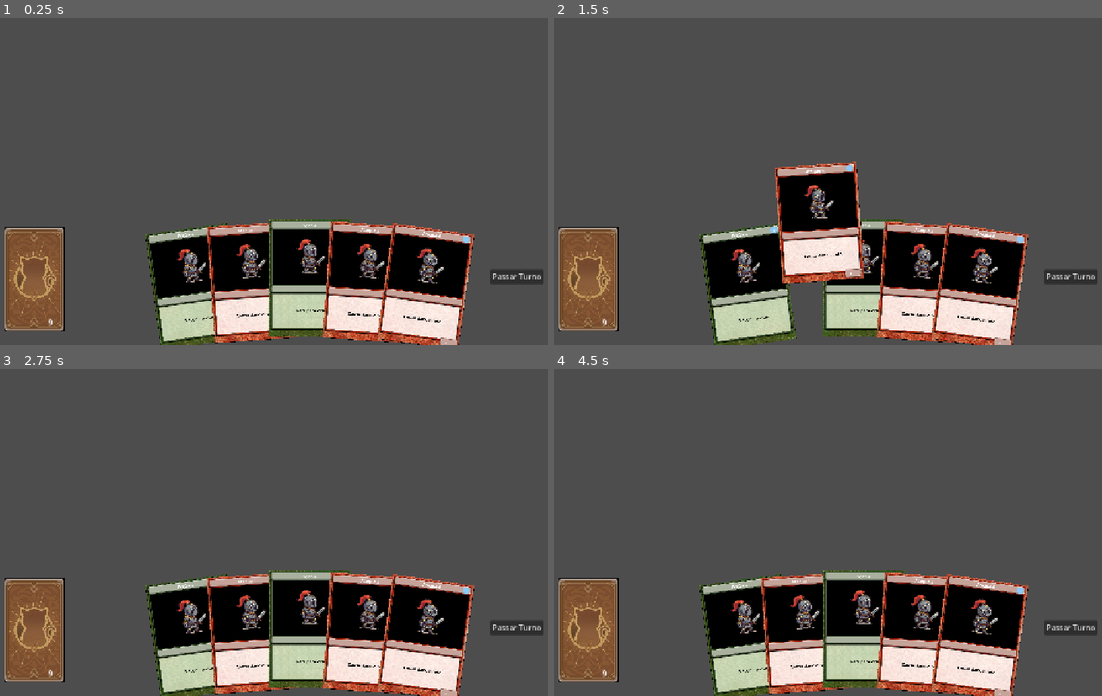
Above: before the commit, frames 1-4 (two rows, left to right).
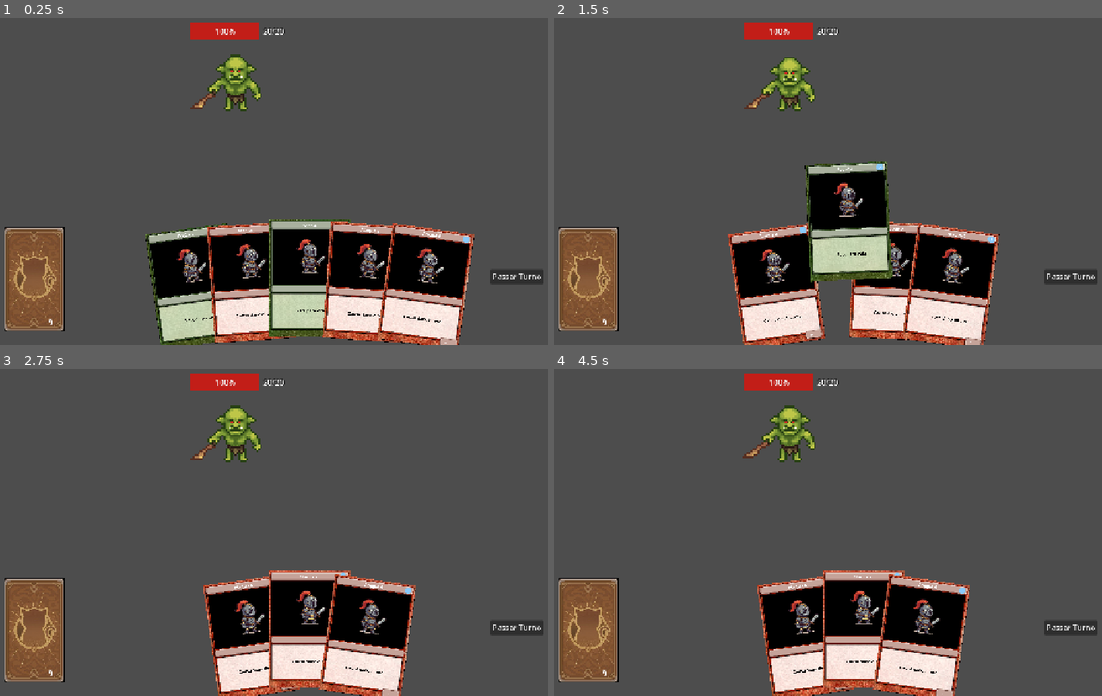
Above: after the commit, the same moments.

Repository: kaio358/ProjetoDeckBuilder
Game: Godot game, scene res://cenas/fases/fasePadrao.tscn
The game is run twice, just before and just after one commit, with the same random seed, the same clock (stepped at 60 frames per second) and the same inputs. This scene is started directly instead of the project's main scene.
Inputs (mouse positions are in pixels of both pictures, inside the frame that each line leads up to):
- Up to frame 1 (0.25 s): no input
- Up to frame 2 (1.5 s): drag from (745, 286) to (849, 106) at 0.52 s; drag from (806, 282) to (849, 106) at 1.27 s
- Up to frame 3 (2.75 s): move the mouse to (312, 630) at 2.02 s; click (312, 630) at 2.17 s
- Up to frame 4 (4.5 s): drag from (921, 633) to (745, 637) at 2.77 s; drag from (981, 637) to (806, 633) at 3.52 s; drag from (663, 470) to (745, 637) at 4.27 s

The runs differ from the first frame. In frame 1, 2.0% of the frame differs, in the area x 3-99%, y 1-100%; in frame 2, 20%; in frame 3, 16%; in frame 4, 16%.

Commit message:
criando_inimigo_padrao

Diff:
--- a/cenas/fases/fasePadrao.tscn
+++ b/cenas/fases/fasePadrao.tscn
@@ -7,20 +7,10 @@
 [ext_resource type="Script" uid="uid://ckenrnjmjy7k5" path="res://scripts/fase/gerenciador_turno.gd" id="4_hmvo2"]
 [ext_resource type="PackedScene" uid="uid://skrvko6rydxt" path="res://cenas/deck/deck.tscn" id="6_ufo4b"]
 [ext_resource type="PackedScene" uid="uid://b23n620hxyt7" path="res://cenas/cartas/cardPadraoMagia.tscn" id="7_eke0r"]
-
-[sub_resource type="RectangleShape2D" id="RectangleShape2D_7n77a"]
-size = Vector2(1280, 450)
+[ext_resource type="PackedScene" uid="uid://dlvpr4aiv5846" path="res://cenas/inimigos/inimigo_padrao.tscn" id="8_leek5"]
 
 [node name="FasePadrao" type="Node2D" unique_id=544651884]
 script = ExtResource("1_p2ek7")
-
-[node name="AreaDropCard" type="Area2D" parent="." unique_id=1912073930]
-position = Vector2(49, 35)
-collision_layer = 2
-
-[node name="CollisionShape2D" type="CollisionShape2D" parent="AreaDropCard" unique_id=1190740240]
-position = Vector2(590, 189)
-shape = SubResource("RectangleShape2D_7n77a")
 
 [node name="BattleUI" type="CanvasLayer" parent="." unique_id=1143408887]
 
@@ -49,4 +39,7 @@
 cenaBaseAtaque = ExtResource("3_p2ek7")
 cenaBaseMagia = ExtResource("7_eke0r")
 
+[node name="InimigoPadrao" parent="." unique_id=466760575 instance=ExtResource("8_leek5")]
+position = Vector2(522, 194)
+
 [connection signal="pressed" from="BattleUI/BotaoPassarTurno" to="GerenciadorTurno" method="passarTurno"]
--- /dev/null
+++ b/cenas/inimigos/inimigo_padrao.tscn
@@ -0,0 +1,153 @@
+[gd_scene format=3 uid="uid://dlvpr4aiv5846"]
+
+[ext_resource type="Texture2D" uid="uid://4ihv6ve8j50e" path="res://sprites/inimigos/orc/Without_shadow/orc1_idle_without_shadow.png" id="1_c6nlh"]
+[ext_resource type="Texture2D" uid="uid://cv1qvca532la5" path="res://sprites/inimigos/orc/Without_shadow/orc1_attack_without_shadow.png" id="1_daymw"]
+[ext_resource type="Script" uid="uid://caavpkgl37l4a" path="res://scripts/inimigos/inimigo_padrao.gd" id="1_kbywj"]
+
+[sub_resource type="AtlasTexture" id="AtlasTexture_7mqdf"]
+atlas = ExtResource("1_daymw")
+region = Rect2(0, 0, 64, 64)
+
+[sub_resource type="AtlasTexture" id="AtlasTexture_j7h6t"]
+atlas = ExtResource("1_daymw")
+region = Rect2(64, 0, 64, 64)
+
+[sub_resource type="AtlasTexture" id="AtlasTexture_7tuk3"]
+atlas = ExtResource("1_daymw")
+region = Rect2(128, 0, 64, 64)
+
+[sub_resource type="AtlasTexture" id="AtlasTexture_6urtm"]
+atlas = ExtResource("1_daymw")
+region = Rect2(192, 0, 64, 64)
+
+[sub_resource type="AtlasTexture" id="AtlasTexture_xj4m0"]
+atlas = ExtResource("1_daymw")
+region = Rect2(256, 0, 64, 64)
+
+[sub_resource type="AtlasTexture" id="AtlasTexture_dykaa"]
+atlas = ExtResource("1_daymw")
+region = Rect2(320, 0, 64, 64)
+
+[sub_resource type="AtlasTexture" id="AtlasTexture_fv80y"]
+atlas = ExtResource("1_daymw")
+region = Rect2(384, 0, 64, 64)
+
+[sub_resource type="AtlasTexture" id="AtlasTexture_mhaha"]
+atlas = ExtResource("1_daymw")
+region = Rect2(448, 0, 64, 64)
+
+[sub_resource type="AtlasTexture" id="AtlasTexture_daymw"]
+atlas = ExtResource("1_c6nlh")
+region = Rect2(0, 0, 64, 64)
+
+[sub_resource type="AtlasTexture" id="AtlasTexture_kbywj"]
+atlas = ExtResource("1_c6nlh")
+region = Rect2(64, 0, 64, 64)
+
+[sub_resource type="AtlasTexture" id="AtlasTexture_ycb5d"]
+atlas = ExtResource("1_c6nlh")
+region = Rect2(128, 0, 64, 64)
+
+[sub_resource type="AtlasTexture" id="AtlasTexture_cx48f"]
+atlas = ExtResource("1_c6nlh")
+region = Rect2(192, 0, 64, 64)
+
+[sub_resource type="SpriteFrames" id="SpriteFrames_7n77a"]
+animations = [{
+"frames": [{
+"duration": 1.0,
+"texture": SubResource("AtlasTexture_7mqdf")
+}, {
+"duration": 1.0,
+"texture": SubResource("AtlasTexture_j7h6t")
+}, {
+"duration": 1.0,
+"texture": SubResource("AtlasTexture_7tuk3")
+}, {
+"duration": 1.0,
+"texture": SubResource("AtlasTexture_6urtm")
+}, {
+"duration": 1.0,
+"texture": SubResource("AtlasTexture_xj4m0")
+}, {
+"duration": 1.0,
+"texture": SubResource("AtlasTexture_dykaa")
+}, {
+"duration": 1.0,
+"texture": SubResource("AtlasTexture_fv80y")
+}, {
+"duration": 1.0,
+"texture": SubResource("AtlasTexture_mhaha")
+}],
+"loop": 1,
+"name": &"atacando",
+"speed": 5.0
+}, {
+"frames": [{
+"duration": 1.0,
+"texture": SubResource("AtlasTexture_daymw")
+}, {
+"duration": 1.0,
+"texture": SubResource("AtlasTexture_kbywj")
+}, {
+"duration": 1.0,
+"texture": SubResource("AtlasTexture_ycb5d")
+}, {
+"duration": 1.0,
+"texture": SubResource("AtlasTexture_cx48f")
+}],
+"loop": 1,
+"name": &"idle",
+"speed": 5.0
+}]
+
+[sub_resource type="RectangleShape2D" id="RectangleShape2D_7n77a"]
+size = Vector2(11.874063, 11.209532)
+
+[sub_resource type="StyleBoxFlat" id="StyleBoxFlat_ycb5d"]
+bg_color = Color(0.20025013, 0.20025013, 0.20025013, 1)
+
+[sub_resource type="StyleBoxFlat" id="StyleBoxFlat_7mqdf"]
+bg_color = Color(0.7607843, 0.11764706, 0.09411765, 1)
+
+[node name="InimigoPadrao" type="Node2D" unique_id=466760575]
+script = ExtResource("1_kbywj")
+
+[node name="ArteInimigo" type="AnimatedSprite2D" parent="." unique_id=694541629]
+scale = Vector2(4, 4)
+sprite_frames = SubResource("SpriteFrames_7n77a")
+animation = &"idle"
+autoplay = "idle"
+frame_progress = 0.004686603
+
+[node name="AreaAlvo" type="Area2D" parent="." unique_id=230891548 groups=["inimigo"]]
+scale = Vector2(4, 4)
+
+[node name="CollisionShape2D" type="CollisionShape2D" parent="AreaAlvo" unique_id=1787516417]
+position = Vector2(-1.2518749, -0.6690626)
+scale = Vector2(4, 4)
+shape = SubResource("RectangleShape2D_7n77a")
+
+[node name="InterfaceVida" type="Node2D" parent="." unique_id=421687348]
+position = Vector2(-2, -91)
+
+[node name="TextoVida" type="Label" parent="InterfaceVida" unique_id=1462191178]
+offset_left = 56.0
+offset_top = -45.0
+offset_right = 99.0
+offset_bottom = -22.0
+theme_override_colors/font_outline_color = Color(0, 0, 0, 1)
+theme_override_constants/outline_size = 4
+theme_override_font_sizes/font_size = 16
+text = "50/50"
+
+[node name="BarraVida" type="ProgressBar" parent="InterfaceVida" unique_id=939516560]
+offset_left = -94.0
+offset_top = -51.0
+offset_right = 49.0
+offset_bottom = -16.0
+theme_override_font_sizes/font_size = 16
+theme_override_styles/background = SubResource("StyleBoxFlat_ycb5d")
+theme_override_styles/fill = SubResource("StyleBoxFlat_7mqdf")
+max_value = 20.0
+step = 1.0
--- a/project.godot
+++ b/project.godot
@@ -29,5 +29,6 @@
 
 [rendering]
 
+textures/canvas_textures/default_texture_filter=0
 rendering_device/driver.windows="d3d12"
 renderer/rendering_method="mobile"
--- a/scripts/cartas/card_padrao_ataque.gd
+++ b/scripts/cartas/card_padrao_ataque.gd
@@ -16,6 +16,10 @@
 		textoDeDano = dadosCarta["dano"]
 		labelDano.set_text(str(textoDeDano))
 
-# Sobrescreve a função de efeito para atacar
-func executarEfeito() -> void:
-	print("POW! A carta ", cardNome, " causou ", textoDeDano, " de dano ao inimigo!")
+# Sobrescreve a função de efeito
+func executarEfeito(alvo: Node2D) -> void:
+	# print("POW! Carta de Ataque causou ", textoDeDano, " de dano no inimigo: ", alvo.name)
+	print("2. CARTA ATIVADA! O alvo tem a função receberDano? ", alvo.has_method("receberDano"))
+	# Chama a função no script do Inimigo!
+	if alvo.has_method("receber_dano"):
+		alvo.receber_dano(textoDeDano)
--- a/scripts/cartas/card_padrao_magia.gd
+++ b/scripts/cartas/card_padrao_magia.gd
@@ -12,17 +12,15 @@
 		poderMagico = dadosCarta["poder"]
 
 # Sobrescreve a função de efeito focada em suporte
-func executarEfeito() -> void:
-	# Um 'switch case' (match no Godot) para rodar o suporte certo
+# Adicionamos o '(alvo: Node2D)' aqui para não quebrar a regra do pai!
+func executarEfeito(_alvo: Node2D) -> void:
 	match subTipoMagia:
 		"cura":
+			# Cura ignora o alvo inimigo e foca no jogador
 			print("Brilho verde! O jogador curou ", poderMagico, " de HP.")
-			# logicaDeCurarJogador(poderMagico)
 		"buff_ataque":
 			print("Aura vermelha! O próximo ataque ganha +", poderMagico, " de dano.")
-			# logicaDeBuff(poderMagico)
 		"comprar_carta":
 			print("Visão de jogo! O jogador compra ", poderMagico, " cartas novas.")
-			# logicaDeComprar(poderMagico)
 		_:
 			print("Efeito de magia desconhecido!")
--- a/scripts/cartas/carta_base.gd
+++ b/scripts/cartas/carta_base.gd
@@ -20,6 +20,8 @@
 var posicaoInicial: Vector2
 
 static var cartaSendoArrastada: CartaBase = null
+
+signal foi_jogada(carta_node)
 
 func _ready() -> void:
 	# Atualiza a UI base
@@ -70,8 +72,29 @@
 func _soltarCarta() -> void:
 	arrastando = false
 	z_index = 0
-	global_position = posicaoInicial
-	# Aqui no futuro chamaremos a função para ver se acertou um alvo
+
+	var areas_vizinhas = areaColisao.get_overlapping_areas()
+	var alvo_atingido = null
+
+	# Procura especificamente se encostou em uma área do grupo "inimigo"
+	for area in areas_vizinhas:
+		if area.is_in_group("inimigo"):
+			# Pega o Node raiz do inimigo (o pai da Area2D)
+			alvo_atingido = area.get_parent()
+
+			print("1. DETECTOU O INIMIGO! O pai do colisor é: ", alvo_atingido.name)
+			break
+
+	if alvo_atingido != null:
+		# Acertou um inimigo! Passamos ele para a função de efeito.
+		executarEfeito(alvo_atingido)
+
+		# Fala para a Mão mandar a carta pro cemitério
+		foi_jogada.emit(self)
+	else:
+		# Soltou no ar ou em lugar inválido, devolve pra mão
+		global_position = posicaoInicial
+
 
 # Função genérica de set e get dos dados principais
 func configurar(dadosCarta: Dictionary) -> void:
@@ -98,5 +121,5 @@
 	pass
 
 # A função de poder da carta! Cada filho vai implementar a sua
-func executarEfeito() -> void:
-	push_warning("Aviso: executando carta genérica sem efeito!")
+func executarEfeito(alvo: Node2D) -> void:
+	push_warning("Aviso: executando carta genérica no alvo: ", alvo.name)
--- a/scripts/cartas/mao.gd
+++ b/scripts/cartas/mao.gd
@@ -40,6 +40,7 @@
 	var nova_carta = cenaCorreta.instantiate()
 	add_child(nova_carta)
 
+	nova_carta.connect("foi_jogada", Callable(self, "processar_jogada"))
 
 	if nova_carta == null:
 		push_error("ERRO [Mao]: Falha ao instanciar 'cena_carta'.")
--- a/scripts/fase/fase_padrao.gd
+++ b/scripts/fase/fase_padrao.gd
@@ -10,5 +10,5 @@
 
 
 # Called every frame. 'delta' is the elapsed time since the previous frame.
-func _process(delta: float) -> void:
+func _process(_delta: float) -> void:
 	pass
--- /dev/null
+++ b/scripts/inimigos/inimigo_padrao.gd
@@ -0,0 +1,56 @@
+extends Node2D
+class_name InimigoPadrao
+
+@export var vidaMaxima: int = 20
+var vidaAtual: int
+
+# Referências aos nós filhos (ajuste os nomes se os seus estiverem diferentes)
+@onready var arteInimigo: AnimatedSprite2D = $ArteInimigo
+@onready var labelVida: Label = $InterfaceVida/TextoVida
+@onready var barraVida: ProgressBar = $InterfaceVida/BarraVida
+
+func _ready() -> void:
+	vidaAtual = vidaMaxima
+	atualizarInterfaceVida()
+
+	# Garantia que ele comece na animação certa
+	arteInimigo.play("idle")
+
+	# Conecta o sinal para saber quando a animação de ataque termina
+	arteInimigo.animation_finished.connect(_onAnimacaoTerminou)
+
+func atualizarInterfaceVida() -> void:
+	if labelVida != null:
+		labelVida.text = str(vidaAtual) + "/" + str(vidaMaxima)
+
+	if barraVida != null:
+		barraVida.value = vidaAtual
+		barraVida.max_value = vidaMaxima
+
+# === FUNÇÃO QUE A CARTA DE ATAQUE VAI CHAMAR ===
+func receberDano(dano: int) -> void:
+	vidaAtual -= dano
+	print(name, " recebeu ", dano, " de dano! Vida restante: ", vidaAtual)
+
+	atualizarInterfaceVida()
+
+	# Pisca de vermelho rapidinho (efeito clássico de dano)
+	arteInimigo.modulate = Color(1, 0.3, 0.3)
+	await get_tree().create_timer(0.2).timeout
+	arteInimigo.modulate = Color(1, 1, 1)
+
+	if vidaAtual <= 0:
+		morrer()
+
+func atacarJogador() -> void:
+	# Toca a animação que você criou no painel
+	arteInimigo.play("atacando")
+
+func _onAnimacaoTerminou() -> void:
+	# Se ele terminou de atacar, volta a ficar parado
+	if arteInimigo.animation == "atacando":
+		arteInimigo.play("idle")
+
+func morrer() -> void:
+	print(name, " foi derrotado!")
+	queue_free()
Not shown, added: scripts/inimigos/inimigo_padrao.gd.uid
Binary file added: sprites/inimigos/orc/Without_shadow/orc1_attack_without_shadow.png
Not shown, added: sprites/inimigos/orc/Without_shadow/orc1_attack_without_shadow.png.import
Binary file added: sprites/inimigos/orc/Without_shadow/orc1_death_without_shadow.png
Not shown, added: sprites/inimigos/orc/Without_shadow/orc1_death_without_shadow.png.import
Binary file added: sprites/inimigos/orc/Without_shadow/orc1_hurt_without_shadow.png
Not shown, added: sprites/inimigos/orc/Without_shadow/orc1_hurt_without_shadow.png.import
Binary file added: sprites/inimigos/orc/Without_shadow/orc1_idle_without_shadow.png
Not shown, added: sprites/inimigos/orc/Without_shadow/orc1_idle_without_shadow.png.import
Binary file added: sprites/inimigos/orc/Without_shadow/orc1_run_attack_front_without_shadow.png
Not shown, added: sprites/inimigos/orc/Without_shadow/orc1_run_attack_front_without_shadow.png.import
Binary file added: sprites/inimigos/orc/Without_shadow/orc1_run_without_shadow.png
(and 9 more such lines)
